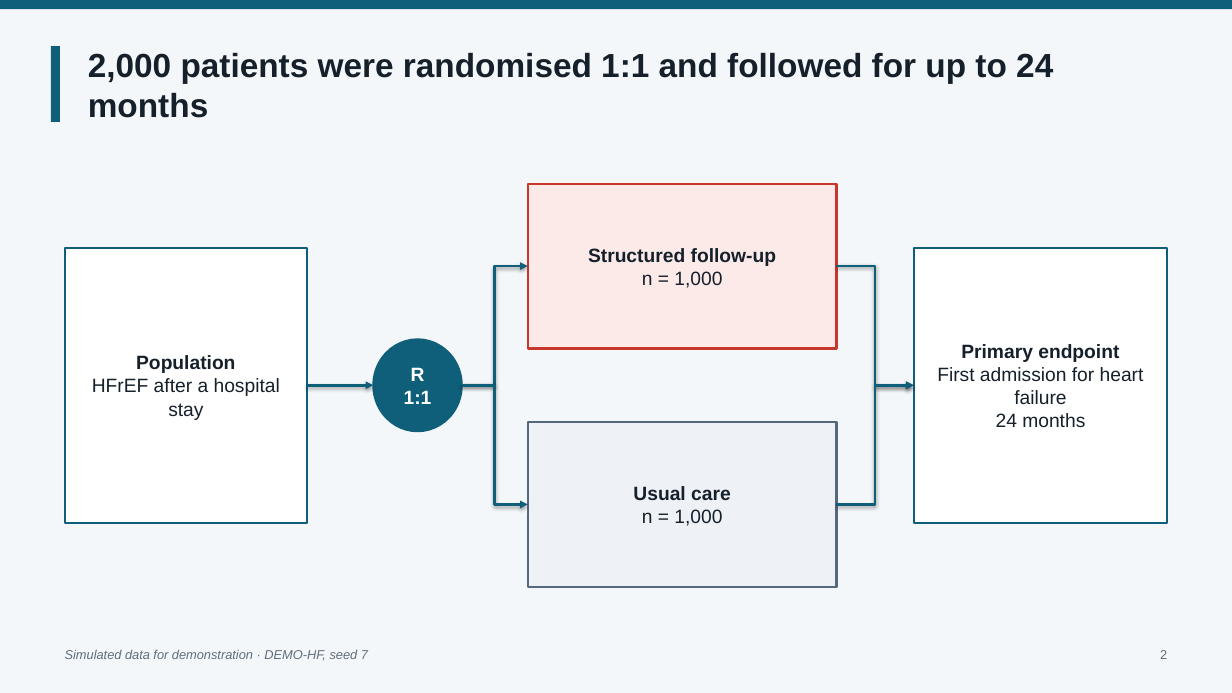
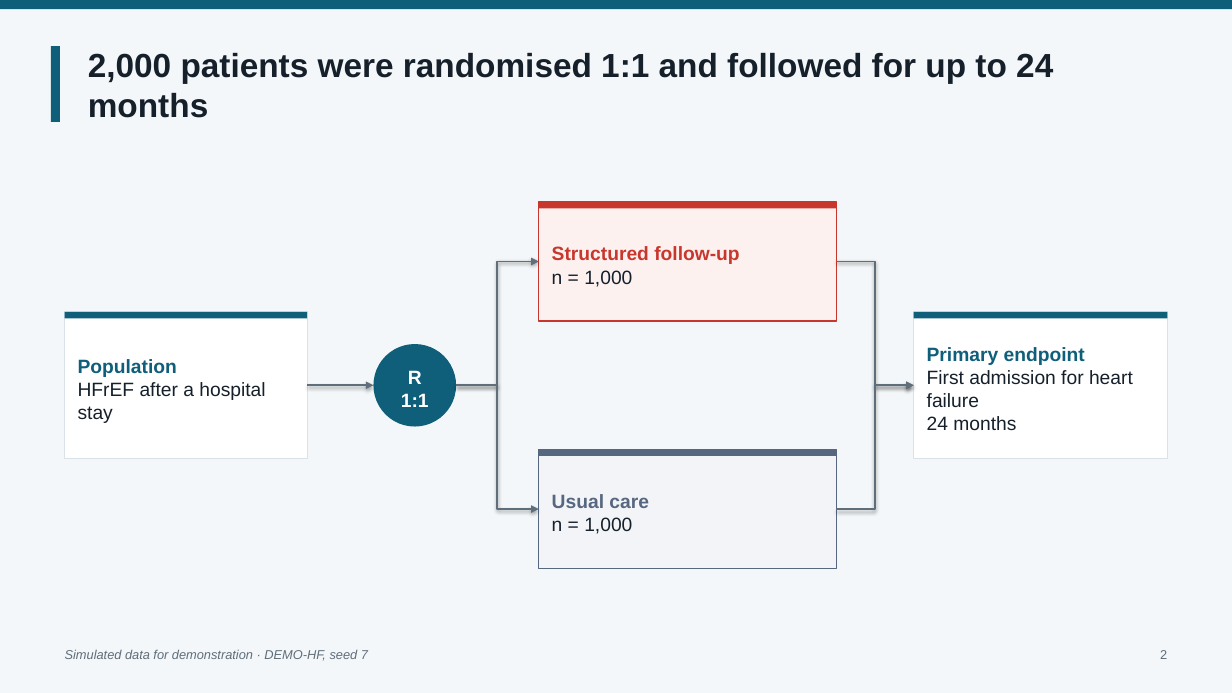
Before and after one commit to jackfeng94/medskill-panda, a slide deck: slide 2 of examples/demo-hf/pptx_en/out/demo-hf.pptx. Drawn at 1232x693 pixels with LibreOffice and Linux fonts; fonts in the diff are those of the drawing; background and template pictures are left out. Boxes give left, top, right and bottom in pixels: in the first picture for what was removed or moved away, otherwise in the second. Text is boxed around its words. In the diff, an @@ line names an element or a change of style, - is before the commit and + after.

```diff
--- a/examples/demo-hf/pptx_en/out/demo-hf.pptx
+++ b/examples/demo-hf/pptx_en/out/demo-hf.pptx
@@ rectangle "Structured follow-up": place and size @@
-rectangle "Structured follow-up" at (528,184,836,349)
+rectangle "Structured follow-up" at (539,202,836,322)
@@ rectangle "Structured follow-up" at (539,202,836,322): text colour #15202B to #C8372D in "Structured follow-up"; alignment centre to left; fill #FBEAE8 to #FCF1EF; outline #C8372D 1.75 pt to #C8372D 1 pt @@
@@ rectangle added at (539,202,836,209), fill #C8372D @@
@@ elbow arrow moved from (462, 385) - (528, 266) to (457, 385) - (539, 262) @@
@@ elbow arrow (457, 385) - (539, 262): stroke #0F5E7A 2 pt to #5F6E7B 1.5 pt @@
@@ elbow arrow moved from (836, 266) - (914, 385) to (836, 262) - (914, 385) @@
@@ elbow arrow (836, 262) - (914, 385): stroke #0F5E7A 2 pt to #5F6E7B 1.5 pt @@
@@ rectangle "Population": place and size @@
-rectangle "Population" at (65,248,308,523)
+rectangle "Population" at (65,312,308,459)
@@ rectangle "Population" at (65,312,308,459): text colour #15202B to #0F5E7A in "Population"; alignment centre to left; outline #0F5E7A 1.75 pt to #D9E2E8 1 pt @@
@@ rectangle added at (65,312,308,319), fill #0F5E7A @@
@@ rectangle "Primary endpoint": place and size @@
-rectangle "Primary endpoint" at (914,248,1167,523)
+rectangle "Primary endpoint" at (914,312,1167,459)
@@ rectangle "Primary endpoint" at (914,312,1167,459): text colour #15202B to #0F5E7A in "Primary endpoint"; alignment centre to left; outline #0F5E7A 1.75 pt to #D9E2E8 1 pt @@
@@ rectangle added at (914,312,1167,319), fill #0F5E7A @@
@@ ellipse "R 1:1": place and size @@
-ellipse "R 1:1" at (373,339,461,431)
+ellipse "R 1:1" at (373,344,456,426)
@@ ellipse "R 1:1" at (373,344,456,426): outline #0F5E7A 1.75 pt to none @@
@@ arrow (308, 385) - (373, 385): stroke #0F5E7A 2 pt to #5F6E7B 1.5 pt @@
@@ elbow arrow moved from (462, 385) - (528, 505) to (457, 385) - (539, 509) @@
@@ elbow arrow (457, 385) - (539, 509): stroke #0F5E7A 2 pt to #5F6E7B 1.5 pt @@
@@ elbow arrow moved from (836, 505) - (914, 385) to (836, 509) - (914, 385) @@
@@ elbow arrow (836, 509) - (914, 385): stroke #0F5E7A 2 pt to #5F6E7B 1.5 pt @@
@@ rectangle "Usual care": place and size @@
-rectangle "Usual care" at (528,422,836,588)
+rectangle "Usual care" at (539,449,836,568)
@@ rectangle "Usual care" at (539,449,836,568): text colour #15202B to #56677F in "Usual care"; alignment centre to left; fill #EEF1F5 to #F2F4F7; outline #56677F 1.75 pt to #56677F 1 pt @@
@@ rectangle added at (539,449,836,456), fill #56677F @@
```
Also in this commit, not shown: 12 other files.
